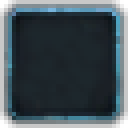
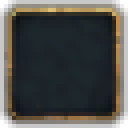
Revision of a layered 128×128 image; what changed, layer by layer:
added group "Population" with 10 layers in group "Layer Group" over (x1=4, y1=4, x2=124, y2=124)
hid "WEALTH_0.dds copy" over (x1=4, y1=4, x2=124, y2=124)
showed "WEALTH_0.dds" over (x1=4, y1=4, x2=124, y2=124)
